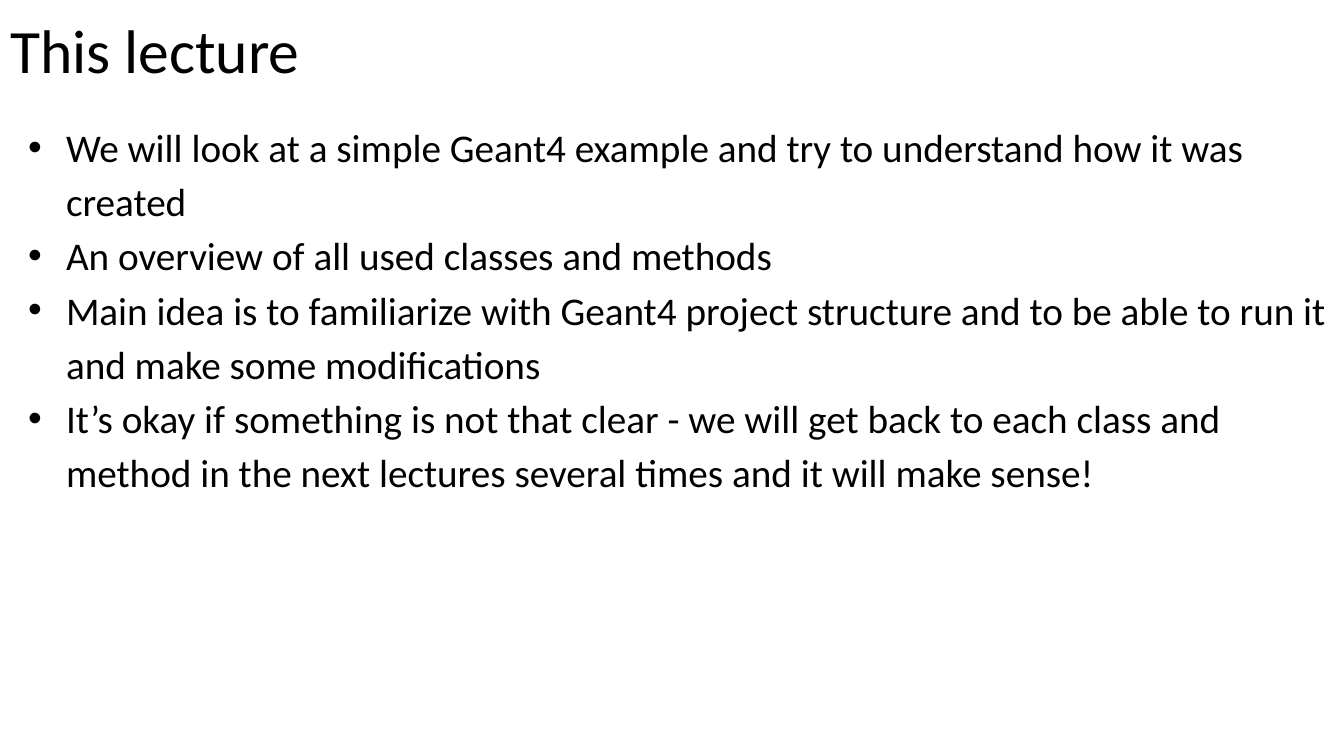
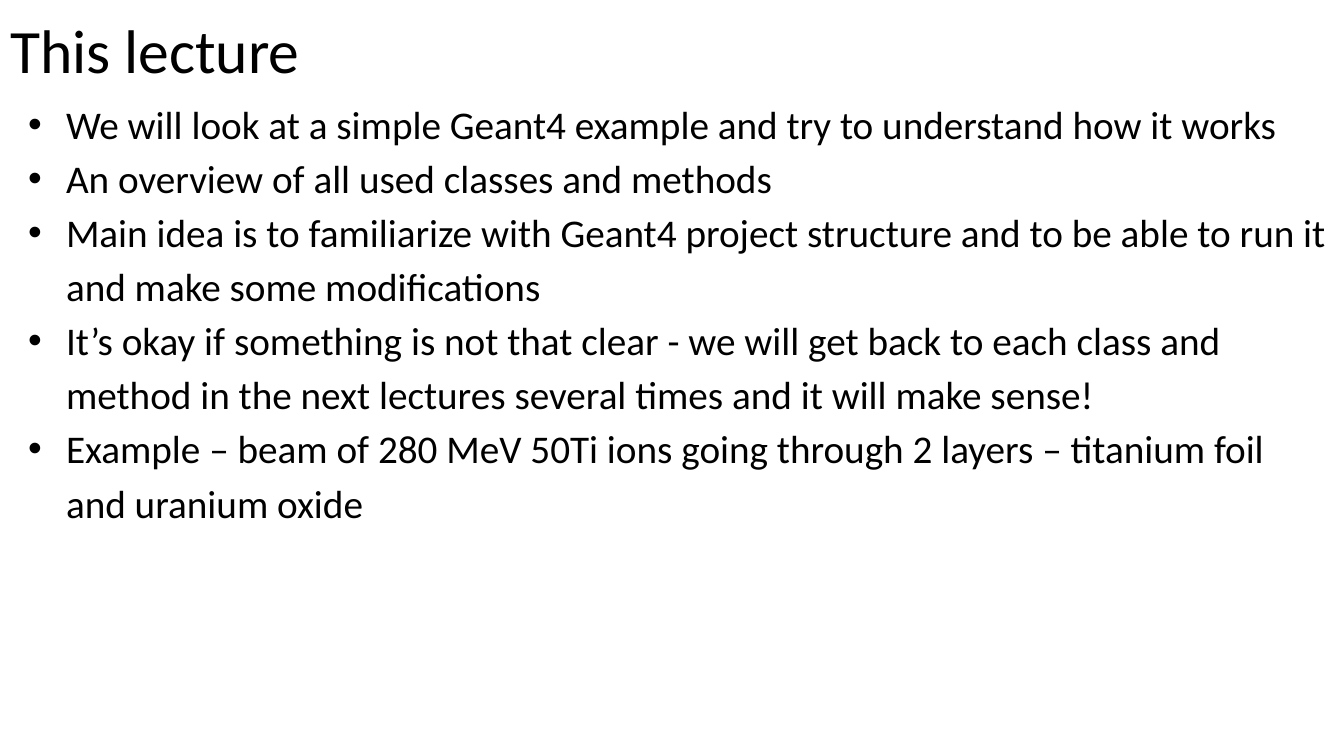
Before and after one commit to dima3551/geant4-course, a slide deck: slide 3 of 2-General-structure-of-Geant4-project/2 General structure of Geant4 project.pptx (slide 2 before the commit). Drawn at 1344x756 pixels with LibreOffice and Linux fonts; fonts in the diff are those of the drawing. Boxes give left, top, right and bottom in pixels: in the first picture for what was removed or moved away, otherwise in the second. Text is boxed around its words. In the diff, an @@ line names an element or a change of style, - is before the commit and + after.

```diff
--- a/2-General-structure-of-Geant4-project/2 General structure of Geant4 project.pptx
+++ b/2-General-structure-of-Geant4-project/2 General structure of Geant4 project.pptx
@@ text "We will look at a ...": place and size @@
-text "We will look at a ..." at <box>66,134,1325,488</box>
+text "We will look at a ..." at <box>66,111,1325,519</box>
@@ text at <box>66,111,1276,146</box>: text changed @@
-• We will look at a simple Geant4 example and try to understand how it was created
+• We will look at a simple Geant4 example and try to understand how it works
@@ text at <box>66,435,1264,519</box>: paragraph added @@
+• Example – beam of 280 MeV 50Ti ions going through 2 layers – titanium foil and uranium oxide
```
Also in this commit, not shown: 9 other slides changed, 3 slides added, 1 other file.
